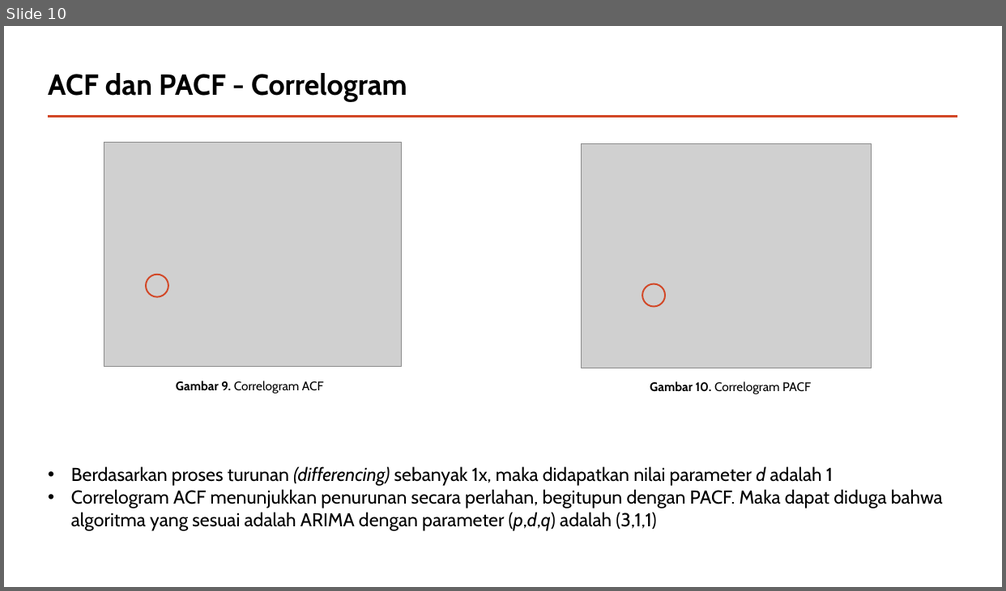
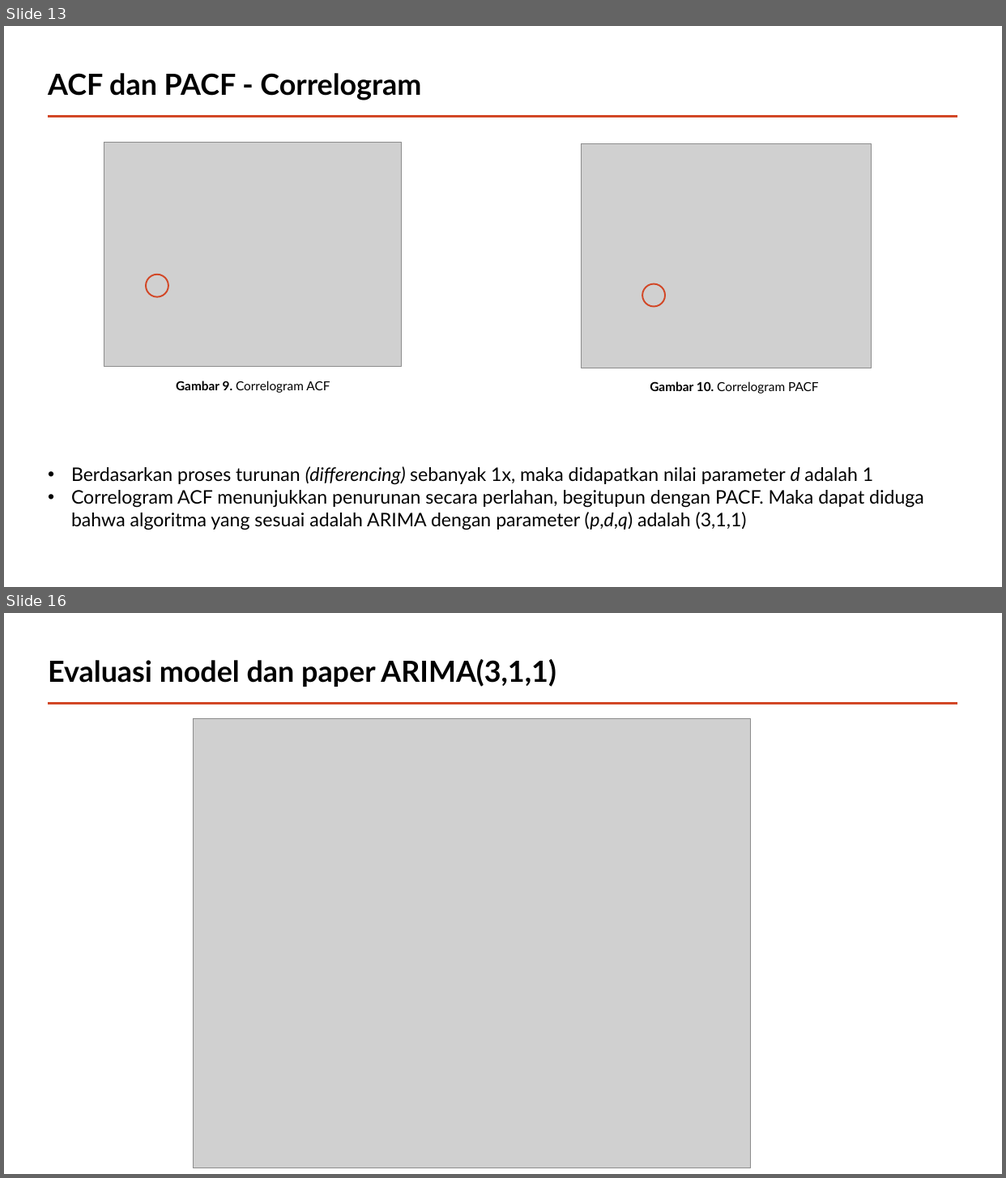
Before and after one commit to andrewmanuelt/arima, a slide deck: Presentasi.pptx. Shown one above the other, each under a label of ours: slide 10 before the commit, slides 13 and 16 after it; the slides between them are not shown. The pictures are 1006x591 and 1006x1178 pixels, drawn with LibreOffice and Linux fonts; fonts in the diff are those of the drawing; grey boxes stand for pictures. Boxes give left, top, right and bottom in pixels: in the first picture for what was removed or moved away, otherwise in the second. Text is boxed around its words. In the diff, an @@ line names an element or a change of style, - is before the commit and + after.

```diff
--- a/Presentasi.pptx
+++ b/Presentasi.pptx
@@ slide 16 added at (4,613,1002,1174), background #FFFFFF; not listed: 1 template element that a slide beside it also shows @@
@@ title added at (48,659,556,687), 28 pt, text #000000, bold @@
+Evaluasi model dan paper ARIMA(3,1,1)
@@ picture added at (193,718,750,1169) @@
@@ what was slide 10 is now slide 13 @@
@@ slide 13 changed as well @@
@@ font Cabin to Lato in 4 elements at (48,73,421,101), (176,381,330,393), (650,382,819,394), (71,467,924,531) @@
```
Also in this commit, not shown: 12 other slides changed, 4 other slides added, 2 slides removed.
